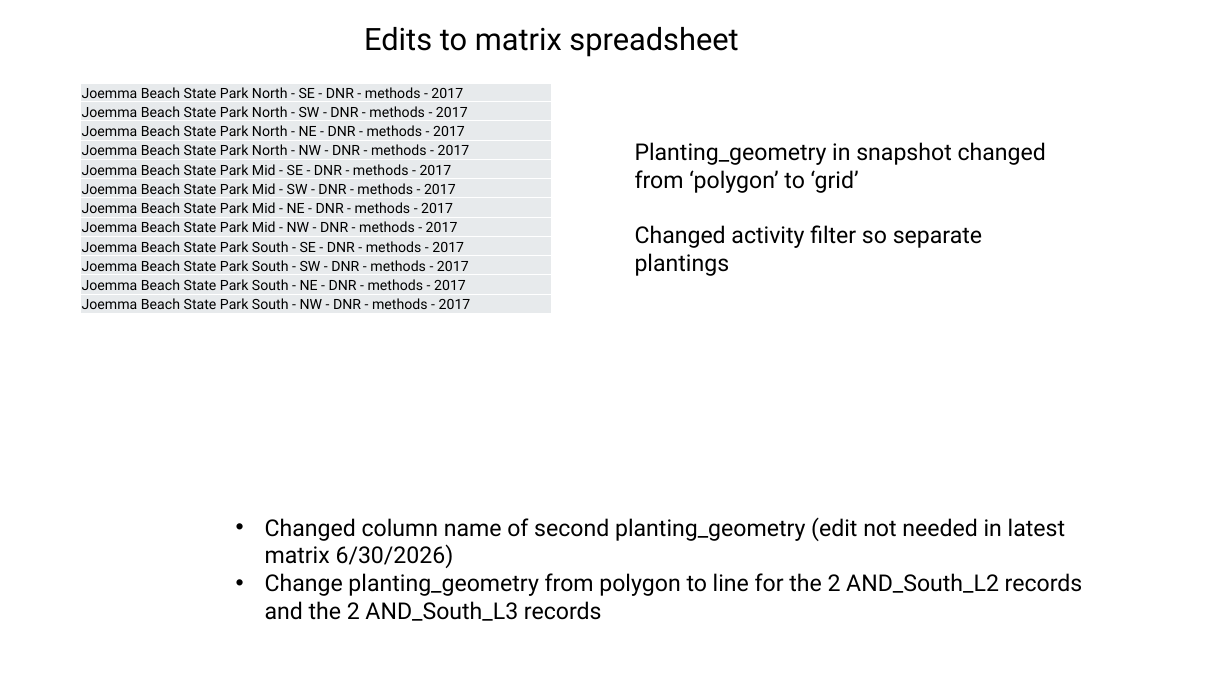
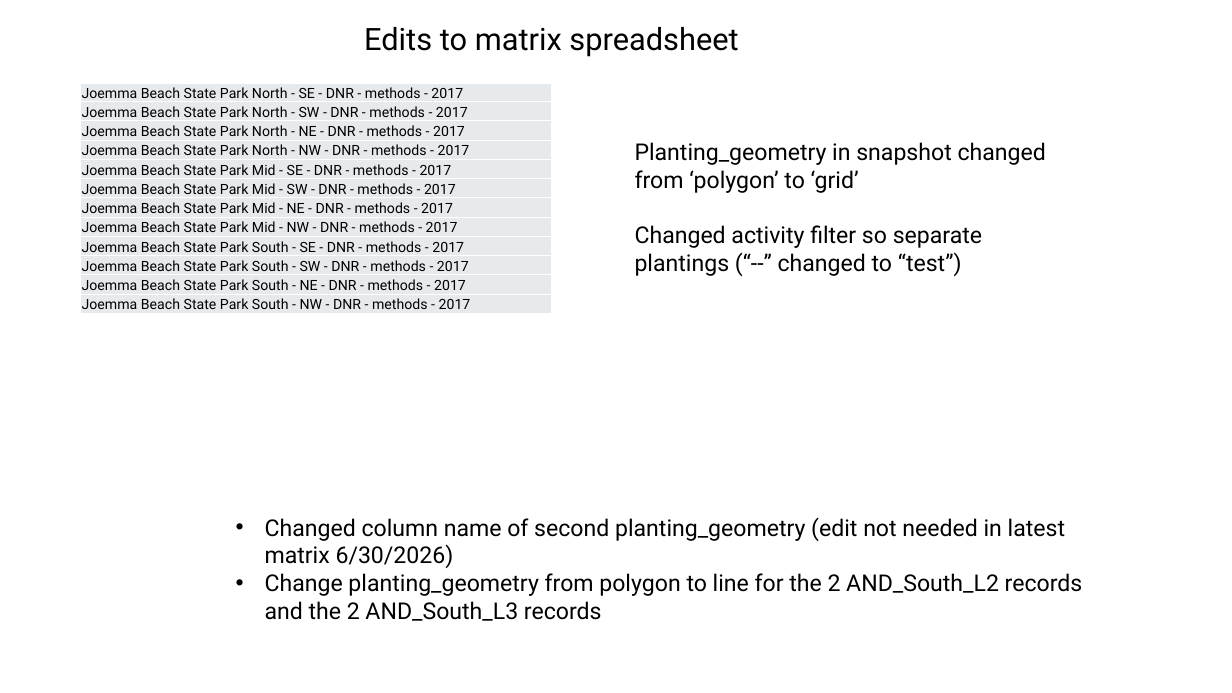
Before and after one commit to WA-Nearshore/seagrass-restoration-processing, a slide deck: slide 23 of docs/seagrass_restoration_storymap_notes.pptx (slide 21 before the commit). Drawn at 1232x693 pixels with LibreOffice and Linux fonts; fonts in the diff are those of the drawing. Boxes give left, top, right and bottom in pixels: in the first picture for what was removed or moved away, otherwise in the second. Text is boxed around its words. In the diff, an @@ line names an element or a change of style, - is before the commit and + after.

```diff
--- a/docs/seagrass_restoration_storymap_notes.pptx
+++ b/docs/seagrass_restoration_storymap_notes.pptx
@@ text at box(635, 225, 982, 276): text changed @@
-Changed activity filter so separate plantings
+Changed activity filter so separate plantings (“--” changed to “test”)
```
Also in this commit, not shown: 3 other slides changed, 4 slides added, 1 slide removed, 8 other files.
